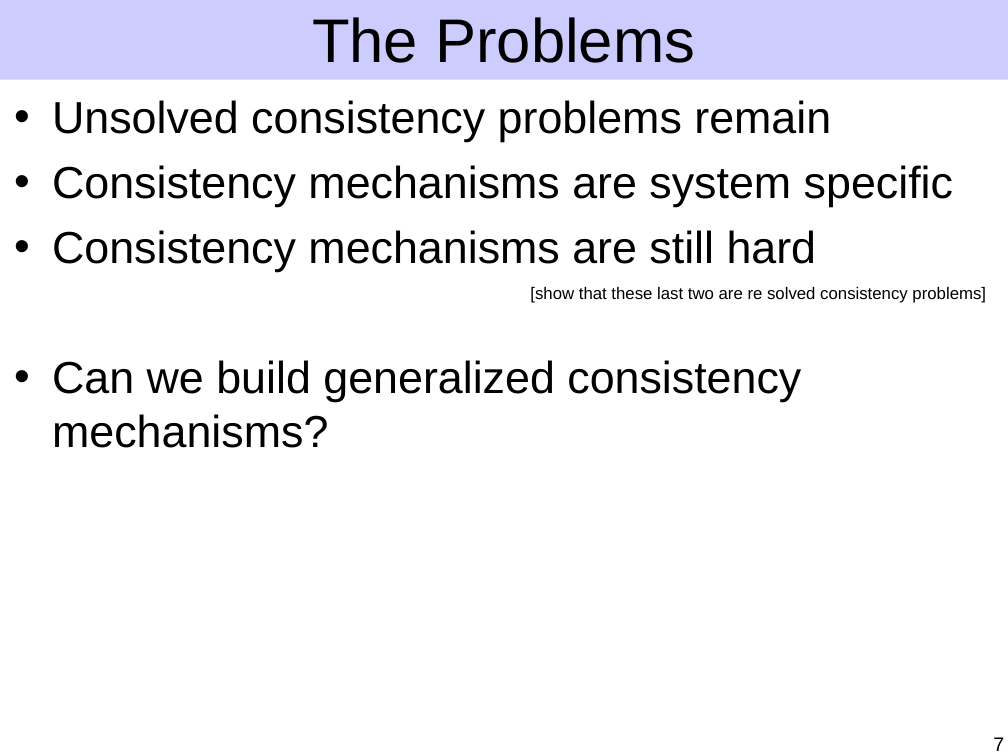
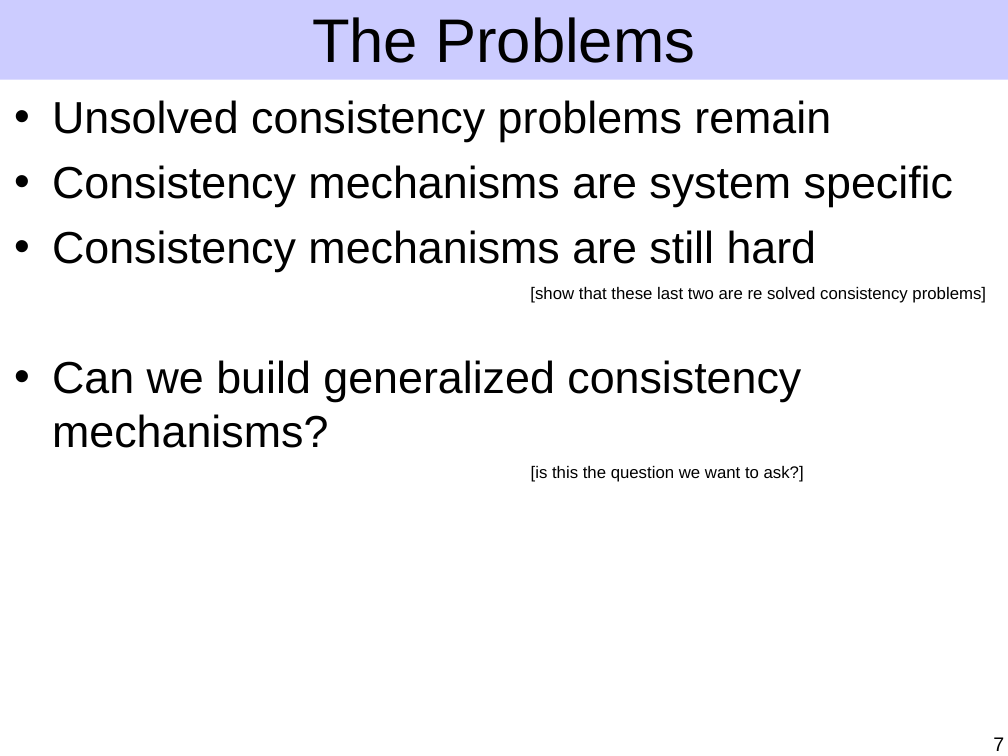
Before and after one commit to ucla-readable/fstitch-doc, a slide deck: slide 7 of sosp/pres.ppt. Drawn at 1008x756 pixels with LibreOffice and Linux fonts; fonts in the diff are those of the drawing. Boxes give left, top, right and bottom in pixels: in the first picture for what was removed or moved away, otherwise in the second. Text is boxed around its words. In the diff, an @@ line names an element or a change of style, - is before the commit and + after.

```diff
--- a/sosp/pres.ppt
+++ b/sosp/pres.ppt
@@ text added at (531, 466, 804, 482), 12 pt, text #000000 @@
+[is this the question we want to ask?]
```
Also in this commit, not shown: 4 other slides changed, 1 slide added.
